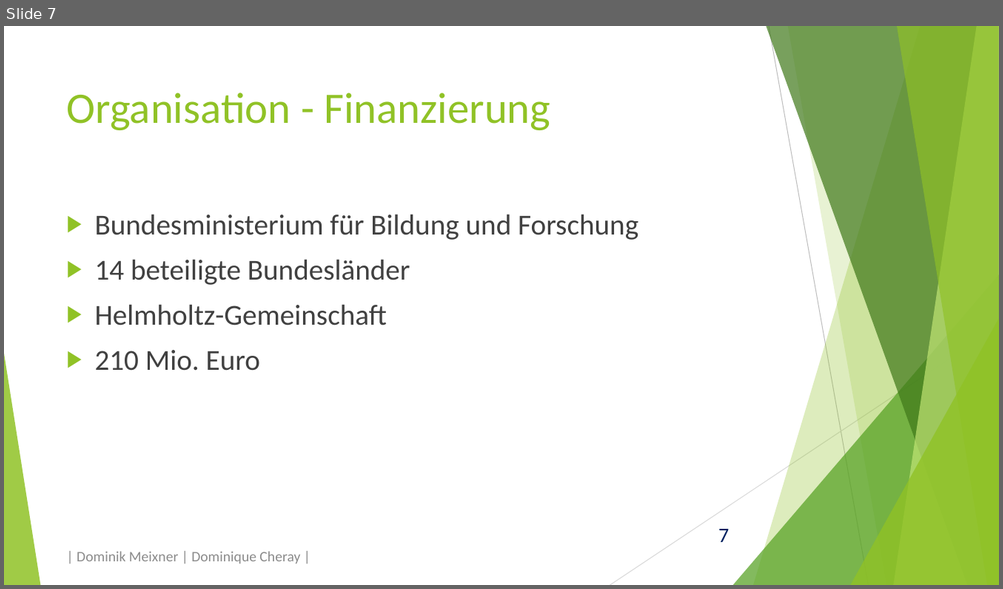
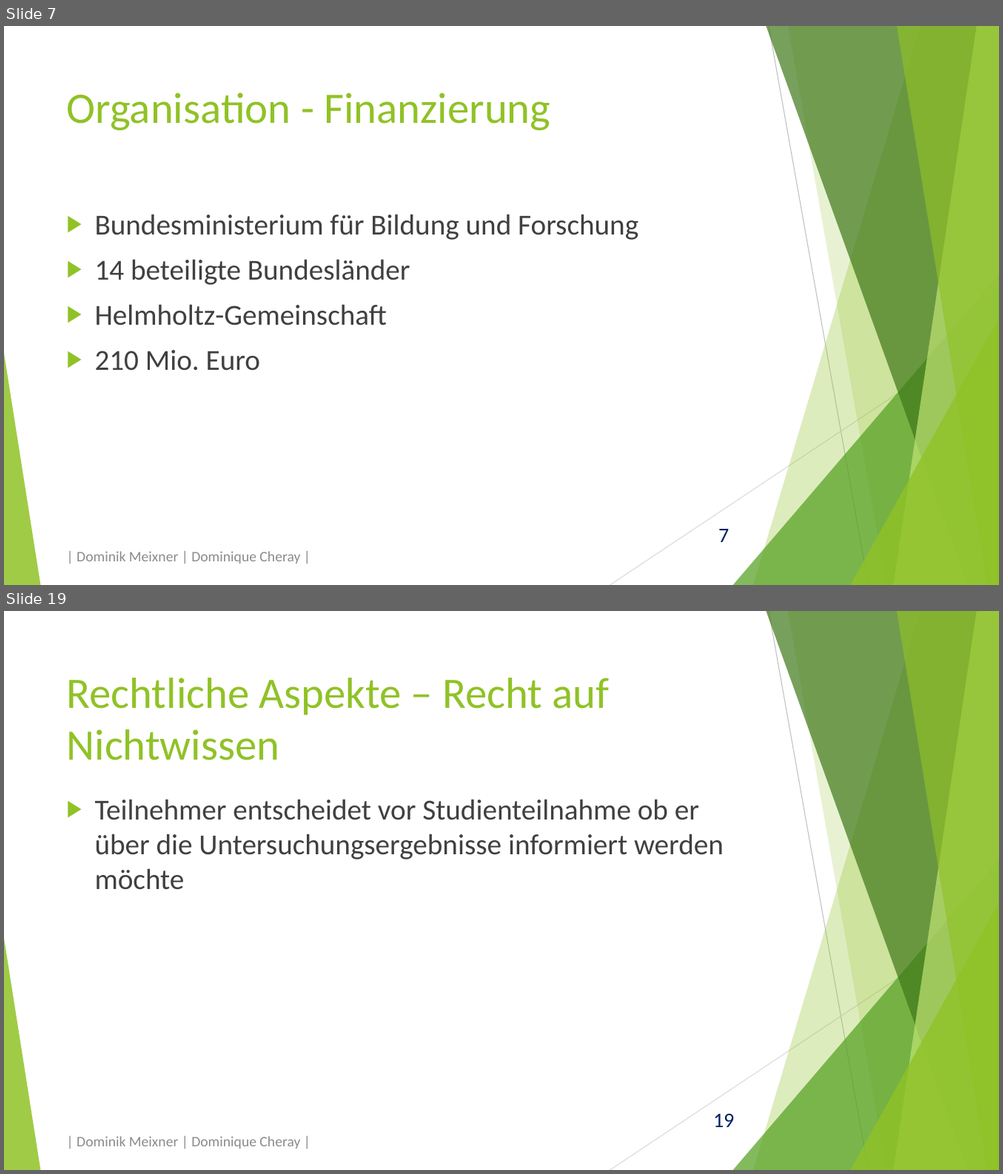
Before and after one commit to domeix/BlaBla, a slide deck: NationaleKohorte/NationaleKohortePraes.pptx. Shown one above the other, each under a label of ours: slide 7 before the commit, slides 7 and 19 after it; the slides between them are not shown. The pictures are 1003x589 and 1003x1174 pixels, drawn with LibreOffice and Linux fonts; fonts in the diff are those of the drawing. Boxes give left, top, right and bottom in pixels: in the first picture for what was removed or moved away, otherwise in the second. Text is boxed around its words. In the diff, an @@ line names an element or a change of style, - is before the commit and + after.

Commit message:
Präsentation Nationale Kohorte ist fertig
Hab die Präsentation fertig gemacht. Sind genau 22 Folien geworden.
Inklusive diverser Titelfolien. Ich dachte das würde mehr werden. Aber
inhaltlich gibt es nichts, was ich noch erwähnenswert finde. Das was man
noch labern könnte, interessiert doch keinen. Oder ist die
Entstehungsgeschichte interessant? Ich finde nicht.

```diff
--- a/NationaleKohorte/NationaleKohortePraes.pptx
+++ b/NationaleKohorte/NationaleKohortePraes.pptx
@@ slide 19 added at (4,611,999,1170), background #FFFFFF; not listed: 11 template elements that a slide beside it also shows @@
@@ title added at (67,678,609,760), 42 pt, text #90C226 @@
+Rechtliche Aspekte – Recht auf Nichtwissen
@@ text added at (95,799,723,890), 28 pt, text #404040 @@
+▶ Teilnehmer entscheidet vor Studienteilnahme ob er über die Untersuchungsergebnisse informiert werden möchte
@@ text added at (77,1136,300,1149), 14 pt, text #8C8C8C @@
+| Dominik Meixner | Dominique Cheray |
```
Also in this commit, not shown: 5 slides changed, 14 other slides added, 1 other file.
